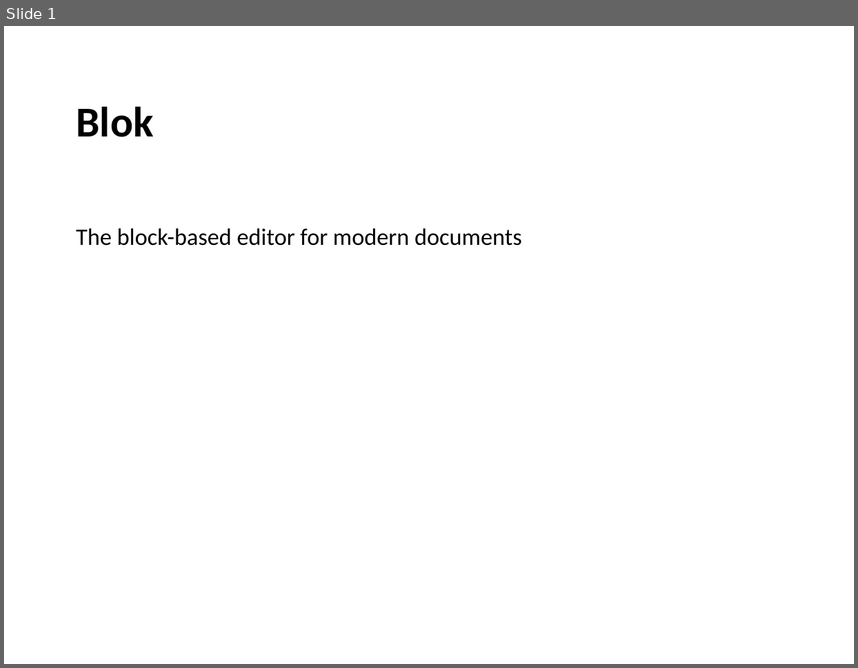
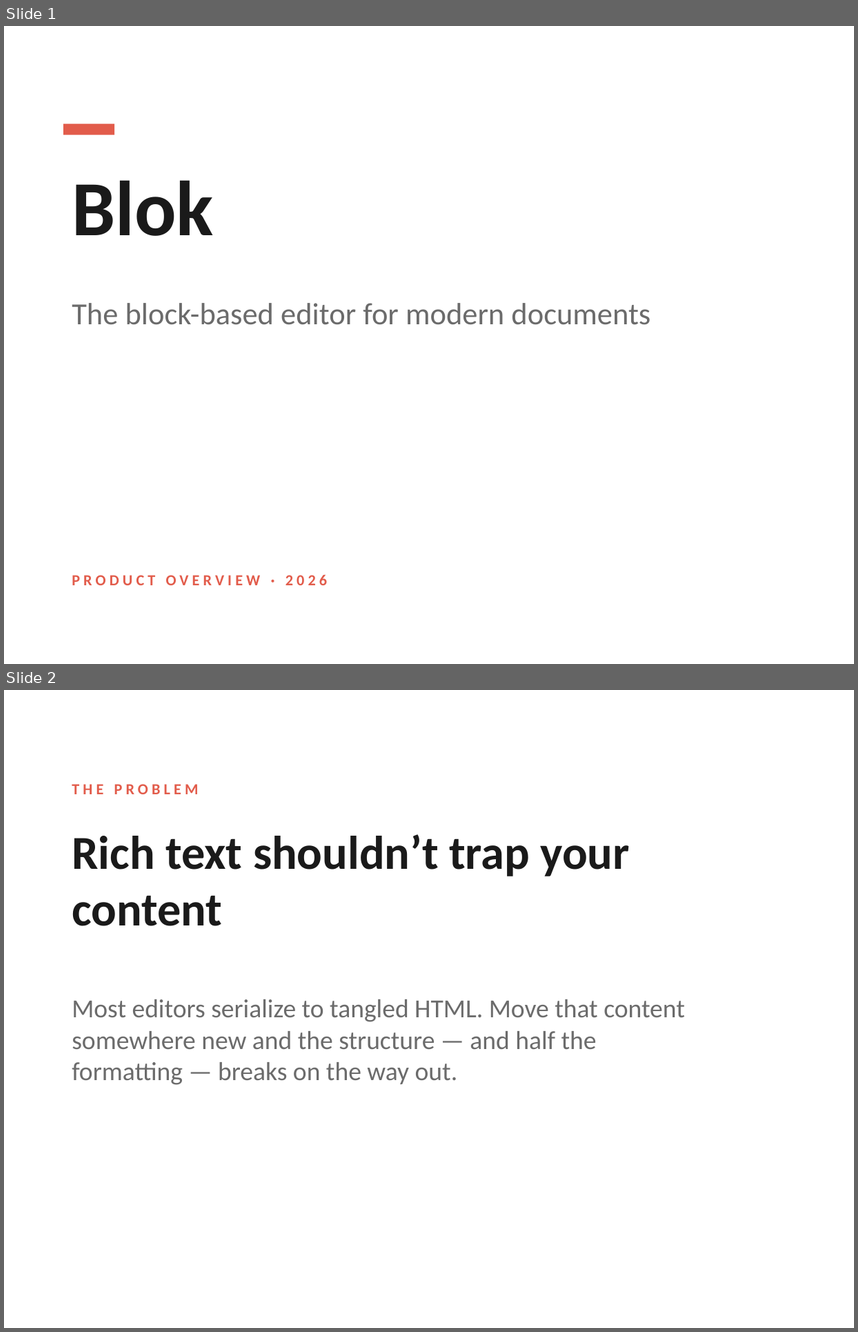
Before and after one commit to JackUait/blok, a slide deck: public/samples/pitch-deck.pptx. Shown one above the other, each under a label of ours: slide 1 before the commit, slides 1 and 2 after it. The pictures are 858x668 and 858x1332 pixels, drawn with LibreOffice and Linux fonts; fonts in the diff are those of the drawing. Boxes give left, top, right and bottom in pixels: in the first picture for what was removed or moved away, otherwise in the second. Text is boxed around its words. In the diff, an @@ line names an element or a change of style, - is before the commit and + after.

```diff
--- a/public/samples/pitch-deck.pptx
+++ b/public/samples/pitch-deck.pptx
@@ slide 2 added at [4,690,854,1328], background #FFFFFF @@
@@ text added at [72,784,199,794], 13 pt, text #E25C4B, bold @@
+THE PROBLEM
@@ text added at [72,834,630,926], 40 pt, text #1A1A1A, bold @@
+Rich text shouldn’t trap your content
@@ text added at [72,999,685,1085], 22 pt, text #6B6B6B @@
+Most editors serialize to tangled HTML. Move that content somewhere new and the structure — and half the formatting — breaks on the way out.
@@ slide 1 changed as well @@
@@ rectangle added at [63,124,114,135], fill #E25C4B @@
@@ text "Blok": place and size @@
-text "Blok" at [76,106,153,137]
+text "Blok" at [72,180,214,236]
@@ text "Blok" at [72,180,214,236]: size 36 to 66 pt, text colour #000000 to #1A1A1A; more space between paragraphs @@
@@ text "The block-based editor for modern ...": place and size @@
-text "The block-based editor for modern ..." at [76,228,522,245]
+text "The block-based editor for modern ..." at [72,303,651,325]
@@ text "The block-based editor for modern ..." at [72,303,651,325]: size 20 to 26 pt, text colour #000000 to #6B6B6B; more space between paragraphs @@
@@ text added at [72,575,327,585], 13 pt, text #E25C4B, bold @@
+PRODUCT OVERVIEW · 2026
```
Also in this commit, not shown: 5 other slides added, 2 slides removed, 5 other files.
